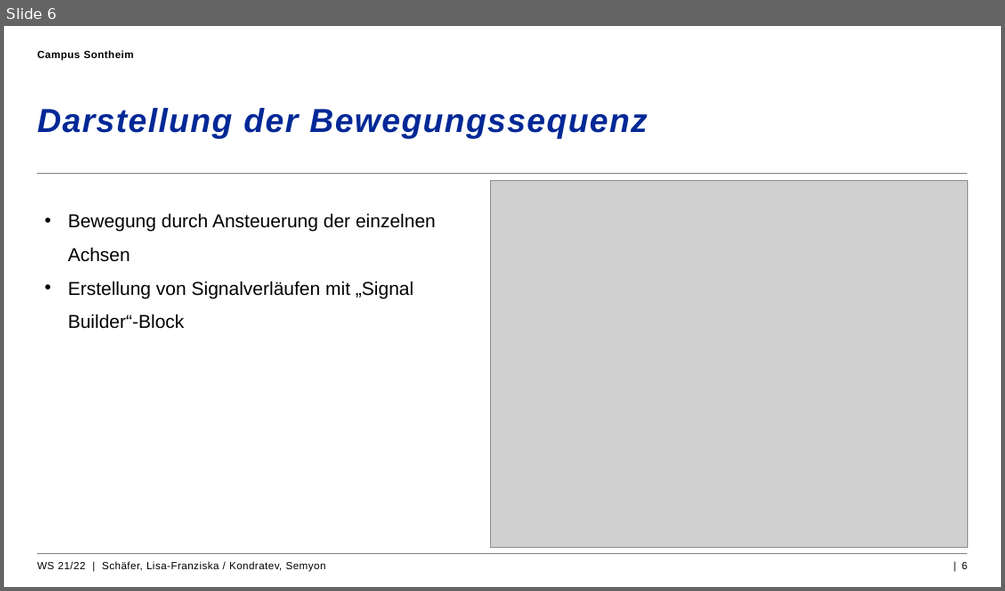
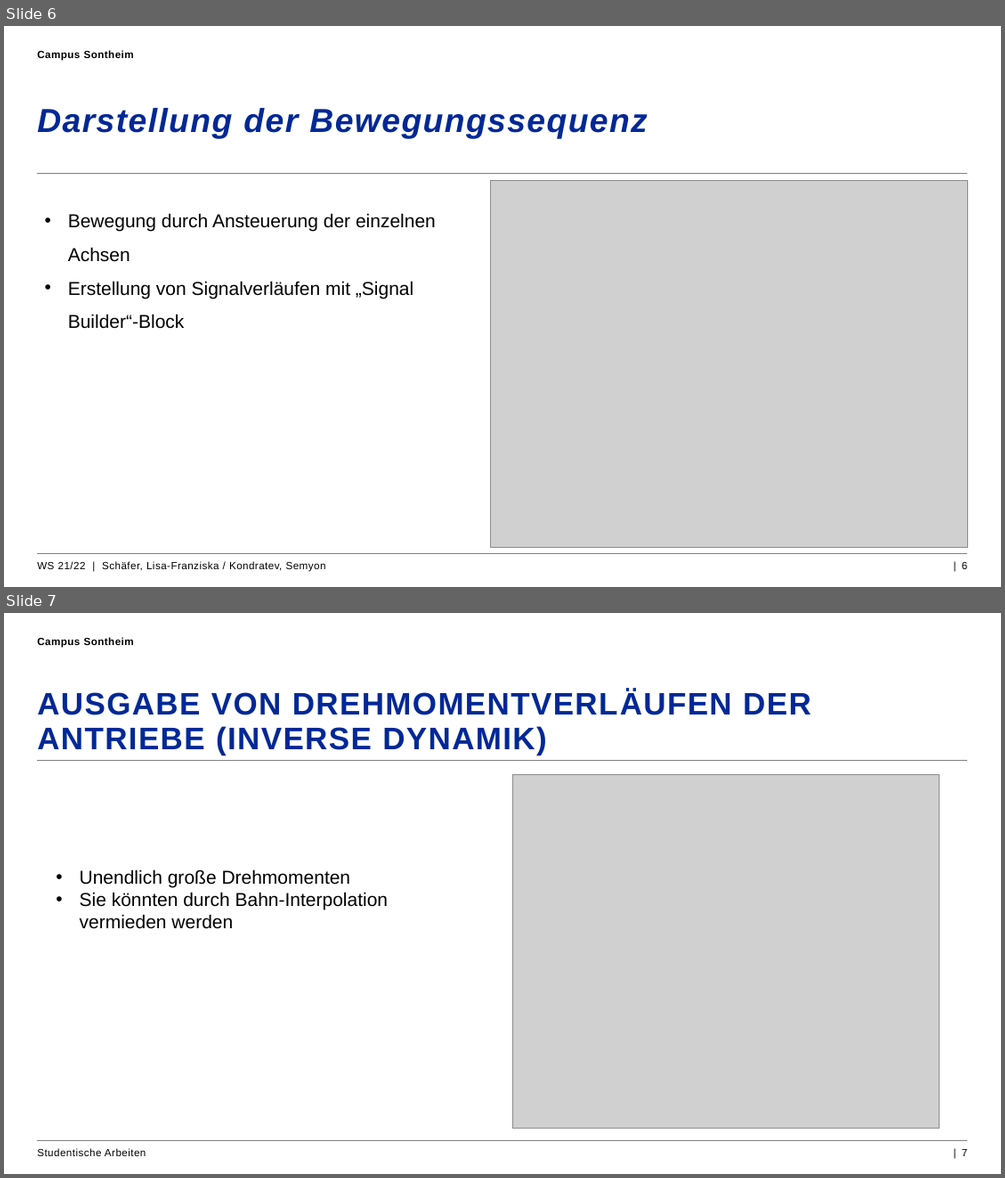
Before and after one commit to exdestruction/AKRobotik, a slide deck: Praesentation/AKR_Gruppe4_Zwischenstand.pptx. Shown one above the other, each under a label of ours: slide 6 before the commit, slides 6 and 7 after it. The pictures are 1005x591 and 1005x1178 pixels, drawn with LibreOffice and Linux fonts; fonts in the diff are those of the drawing; grey boxes stand for pictures; background and template pictures are left out. Boxes give left, top, right and bottom in pixels: in the first picture for what was removed or moved away, otherwise in the second. Text is boxed around its words. In the diff, an @@ line names an element or a change of style, - is before the commit and + after.

```diff
--- a/Praesentation/AKR_Gruppe4_Zwischenstand.pptx
+++ b/Praesentation/AKR_Gruppe4_Zwischenstand.pptx
@@ slide 7 added at [4, 613, 1001, 1174], background #FFFFFF; not listed: 2 template elements that a slide beside it also shows @@
@@ text added at [37, 637, 134, 648], 10 pt, text #000000, bold @@
+Campus Sontheim
@@ title added at [37, 689, 811, 755], 30 pt, text #002896, bold @@
+AUSGABE VON DREHMOMENTVERLÄUFEN DER ANTRIEBE (INVERSE DYNAMIK)
@@ picture added at [513, 774, 940, 1128] @@
@@ text added at [80, 869, 388, 929], 18 pt, text #000000 @@
+• Unendlich große Drehmomenten
+• Sie könnten durch Bahn-Interpolation vermieden werden
@@ text added at [37, 1148, 146, 1156], 10 pt, text #000000 @@
+Studentische Arbeiten
@@ page number added at [962, 1149, 967, 1156], 10 pt, text #000000 @@
+| 7
```
Also in this commit, not shown: 2 other slides added, 1 other file.
